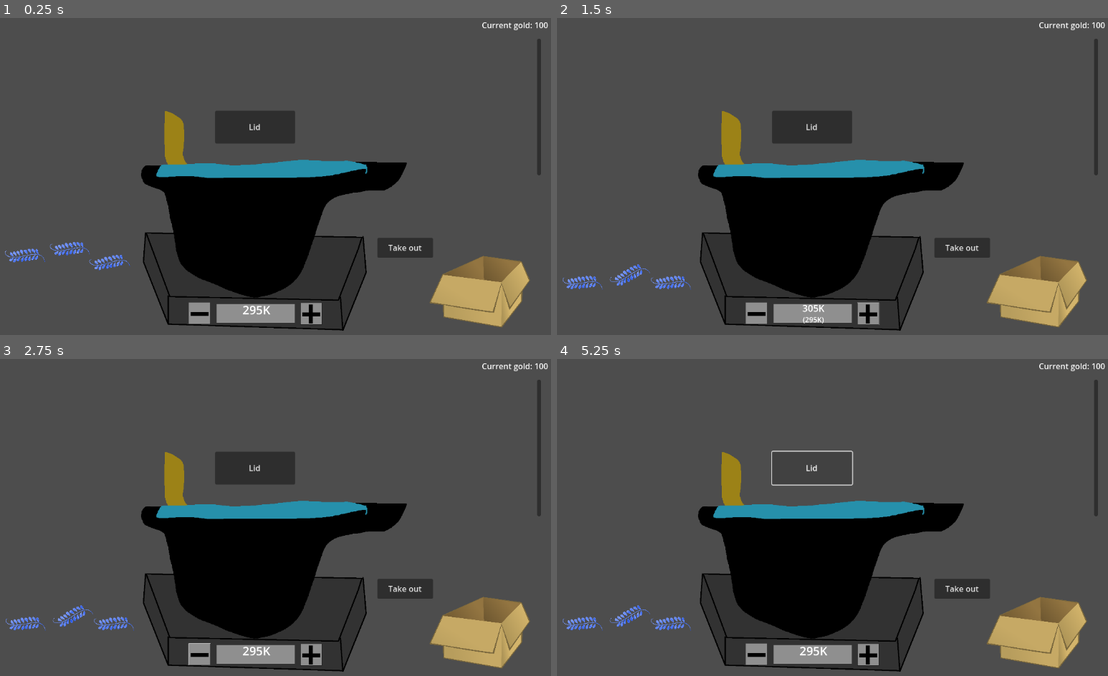
Above: before the commit, frames 1-4 (two rows, left to right).
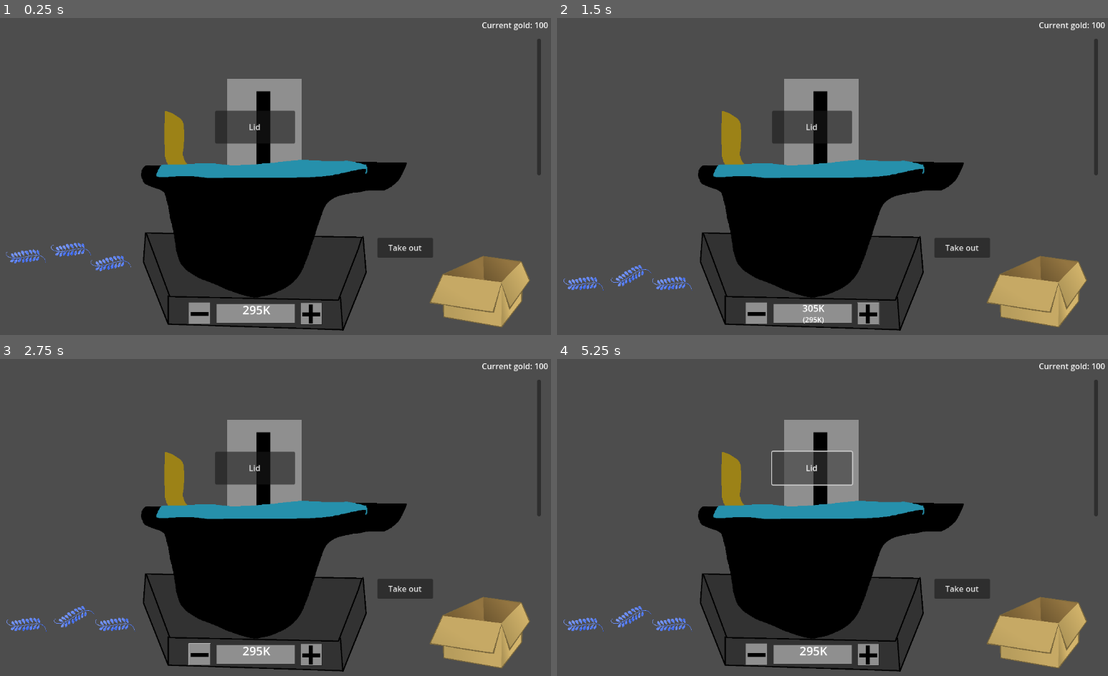
Above: after the commit, the same moments.

Repository: Gutek8134/poison-craft
Game: Godot game, scene res://scenes/levels/main.tscn
Same seed, same stepped clock (60 frames per second), same inputs: the game is played once before the commit and once after it. The project has no main scene, so this scene is started directly. The engine's default icon, where the game draws it, is replaced by a stand-in: a white triangle on a blue panel in a dark square.
Inputs (mouse positions are in pixels of both pictures, inside the frame that each line leads up to):
- Up to frame 1 (0.25 s): no input
- Up to frame 2 (1.5 s): click "Take out" at 0.5 s; click (865, 312) at 1.25 s
- Up to frame 3 (2.75 s): click (198, 653) at 2 s
- Up to frame 4 (5.25 s): click "Lid" at 2.75 s; click (865, 653) at 3.5 s; click (755, 653) at 4.25 s; click "Lid" at 5 s

The runs differ from the first frame. In frame 1, 4.0% of the frame differs, in the area x 0-55%, y 19-80%; in frame 2, 4.0%; in frame 3, 4.0%; in frame 4, 3.9%.

Commit message:
customer automatic spawn placement, interaction with ingredients and potions

Diff:
--- a/project.godot
+++ b/project.godot
@@ -17,6 +17,7 @@
 [autoload]
 
 InventoryManager="*res://scripts/inventory_manager.gd"
+TimeManager="res://scripts/time_manager.gd"
 
 [display]
 
--- a/scenes/customer.tscn
+++ b/scenes/customer.tscn
@@ -1,8 +1,21 @@
-[gd_scene load_steps=2 format=3 uid="uid://4nue4xefeiqq"]
+[gd_scene load_steps=3 format=3 uid="uid://4nue4xefeiqq"]
 
 [ext_resource type="Script" path="res://scripts/customer.gd" id="1_sjcmo"]
 
+[sub_resource type="RectangleShape2D" id="RectangleShape2D_pbuwa"]
+size = Vector2(150, 400)
+
 [node name="Customer" type="Node2D"]
+z_index = -2
 script = ExtResource("1_sjcmo")
 
-[node name="Sprite2D" type="Sprite2D" parent="."]
+[node name="Area2D" type="Area2D" parent="."]
+input_pickable = false
+monitorable = false
+
+[node name="CollisionShape2D" type="CollisionShape2D" parent="Area2D"]
+shape = SubResource("RectangleShape2D_pbuwa")
+
+[node name="Sprite2D" type="Sprite2D" parent="Area2D/CollisionShape2D"]
+
+[connection signal="body_entered" from="Area2D" to="." method="_on_area_2d_body_entered"]
--- /dev/null
+++ b/scenes/levels/counter.tscn
@@ -0,0 +1,42 @@
+[gd_scene load_steps=4 format=3 uid="uid://dtqoorsault2c"]
+
+[ext_resource type="PackedScene" uid="uid://lnmnarbx60gl" path="res://scenes/prefabs/ui/inventory_ui.tscn" id="1_xiolu"]
+[ext_resource type="PackedScene" uid="uid://xxt3l4dvx281" path="res://scenes/prefabs/inventory_box.tscn" id="2_a0a0u"]
+
+[sub_resource type="RectangleShape2D" id="RectangleShape2D_f01uo"]
+size = Vector2(1150.5, 90)
+
+[node name="Counter" type="Node2D"]
+
+[node name="floor" type="StaticBody2D" parent="."]
+
+[node name="CollisionShape2D" type="CollisionShape2D" parent="floor"]
+position = Vector2(575.75, 598)
+shape = SubResource("RectangleShape2D_f01uo")
+
+[node name="CurrentGold" type="RichTextLabel" parent="."]
+offset_left = 970.0
+offset_top = 4.0
+offset_right = 1147.0
+offset_bottom = 44.0
+bbcode_enabled = true
+text = "[right]Current gold: 0[/right]"
+
+[node name="InventoryUI" parent="." instance=ExtResource("1_xiolu")]
+anchors_preset = 0
+anchor_right = 0.0
+anchor_bottom = 0.0
+offset_right = 1149.0
+offset_bottom = 648.0
+grow_horizontal = 1
+grow_vertical = 1
+x_offset = 600.0
+
+[node name="InventoryBox" parent="." instance=ExtResource("2_a0a0u")]
+position = Vector2(1008, 553)
+
+[node name="IngredientSpawn" type="Node2D" parent="."]
+position = Vector2(177, 363)
+
+[node name="CustomerSpawn" type="Node2D" parent="."]
+position = Vector2(845, 276)
--- a/scenes/levels/main.tscn
+++ b/scenes/levels/main.tscn
@@ -28,9 +28,9 @@
 grow_vertical = 1
 x_offset = 600.0
 
-[node name="StaticBody2D" type="StaticBody2D" parent="."]
+[node name="floor" type="StaticBody2D" parent="."]
 
-[node name="CollisionShape2D" type="CollisionShape2D" parent="StaticBody2D"]
+[node name="CollisionShape2D" type="CollisionShape2D" parent="floor"]
 position = Vector2(575.75, 598)
 shape = SubResource("RectangleShape2D_34rbh")
 
--- a/scenes/prefabs/ingredients/Blue Leaf.tscn
+++ b/scenes/prefabs/ingredients/Blue Leaf.tscn
@@ -32,7 +32,6 @@
 shape = SubResource("RectangleShape2D_3tc6n")
 
 [node name="Sprite" type="Sprite2D" parent="."]
-position = Vector2(-2, -2)
 scale = Vector2(0.125001, 0.125001)
 texture = ExtResource("2_k4kkv")
 
--- a/scripts/cauldron.gd
+++ b/scripts/cauldron.gd
@@ -167,6 +167,7 @@
 		return
 
 	var new_potion := (potion_scene.instantiate() as Ingredient)
+	new_potion.is_potion = true
 	new_potion.composition = content.content.duplicate()
 	new_potion.normalize_composition()
 	var sum: int = 0
--- a/scripts/customer.gd
+++ b/scripts/customer.gd
@@ -2,7 +2,7 @@
 
 extends Node2D
 
-
+@export var sprite_size := Vector2(150, 400)
 var expected_effects: Array
 var escape_needed: bool
 ## In seconds
@@ -30,7 +30,9 @@
     new_customer.customer_type = customer_ranges.keys().pick_random()
     var customer_range: CustomerRange = customer_ranges[new_customer.customer_type]
 
-    (new_customer.get_node("Sprite2D") as Sprite2D).texture = customer_sprites[new_customer.customer_type]
+    var sprite = new_customer.get_node("Area2D/CollisionShape2D/Sprite2D") as Sprite2D
+    sprite.texture = customer_sprites[new_customer.customer_type]
+    sprite.scale = new_customer.sprite_size / sprite.texture.get_size()
     new_customer.customer_name = customer_names.pick_random()
 
     new_customer.escape_needed = randf() < customer_range.escape_needed
@@ -63,6 +65,25 @@
 
     return new_customer
 
+func _enter_tree() -> void:
+    var spawn: Node2D = get_tree().current_scene.get_node("CustomerSpawn")
+    if spawn:
+        global_position = spawn.global_position
+    else:
+        global_position = get_viewport_rect().get_center()
+
+func say(_text: String) -> void:
+    print(_text)
+
+func try_buy_potion(potion: Ingredient) -> void:
+    var price = get_final_price(potion)
+    if price == 0:
+        say("This is worthless!")
+        return
+
+    say("Thank you")
+    InventoryManager.add_gold(price)
+
 func get_final_price(potion: Ingredient) -> int:
     var potion_effects: Array[SubstanceEffect] = potion.container.get_effects_list().filter(func(x: SubstanceEffect): return x.minimal_dose <= potion.amount)
     var potion_effects_names: Array[Array] = potion_effects.map(func(x: SubstanceEffect): return [x.effect_type, x.effect_strength])
@@ -72,7 +93,7 @@
 
     var time_to_poison: int = min(potion_effects.map(func(x: SubstanceEffect): return x.seconds_to_start))
 
-    var mistakes: int = (missing_effects + side_effects + floori(max((escape_time - time_to_poison), 0.0) / 30))
+    var mistakes: int = (missing_effects + side_effects + int(max((escape_time - time_to_poison), 0.0) / 30))
 
     if mistakes == 0:
         return offered_purchase_price
@@ -93,6 +114,15 @@
                 tolerance,
                 offered_purchase_price
             ]
+
+func _on_area_2d_body_entered(body: Node2D) -> void:
+    if body is Ingredient:
+        if not body.is_potion:
+            say("Why are you giving this to me?")
+            return
+
+        try_buy_potion(body)
+        return
 
 class CustomerRange:
     ## distribution - dictionary of chances; string->int; can sum up to anything, not needed to normalize
--- a/scripts/ingredient.gd
+++ b/scripts/ingredient.gd
@@ -19,6 +19,7 @@
 
 @onready var container := $Container as SubstanceContainer
 @onready var data_table := SubstanceDataTable.factory()
+@onready var is_potion: bool = false
 var __mouse_hovering_over := false
 var __mouse_hovering_over_container := false
 var __dragging := false
@@ -144,7 +145,7 @@
 				self.amount -= split_value_slider.value as int
 				self.mass = self.amount / 1000.
 				for substance_name: String in composition:
-					container.add_substance(data_table.data[substance_name], -split_value_slider.value * composition[substance_name] / 100)
+					container.add_substance(data_table.data[substance_name], - split_value_slider.value * composition[substance_name] / 100)
 				get_tree().current_scene.add_child(duplicate_ingredient)
 				split_slider.queue_free()
 				return
--- /dev/null
+++ b/scripts/time_manager.gd
@@ -0,0 +1,8 @@
+extends Node
+
+func _ready() -> void:
+    spawn_customer()
+
+func spawn_customer():
+    var customer: Customer = Customer.generate_random_customer()
+    get_tree().current_scene.add_child.call_deferred(customer)
